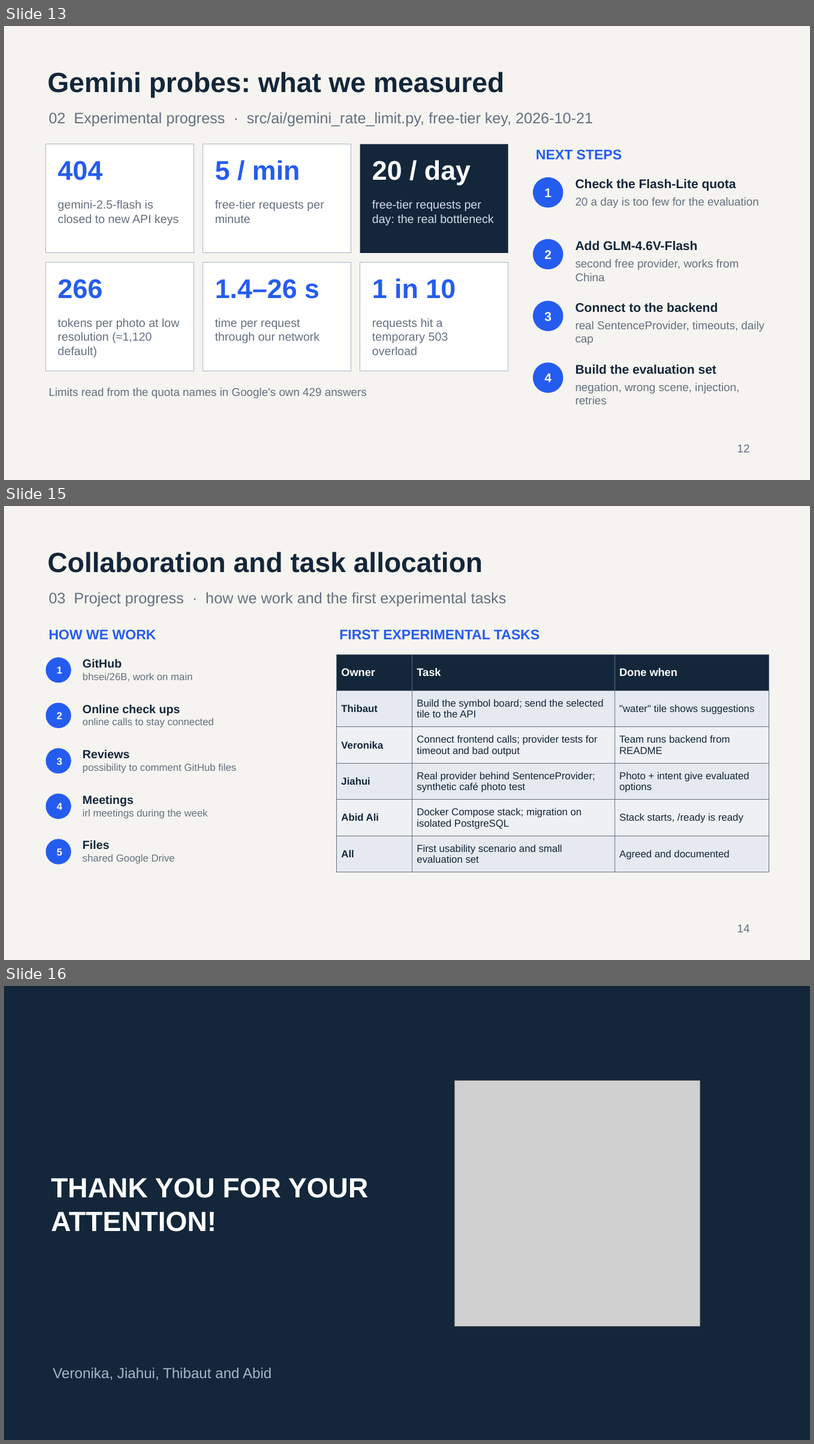
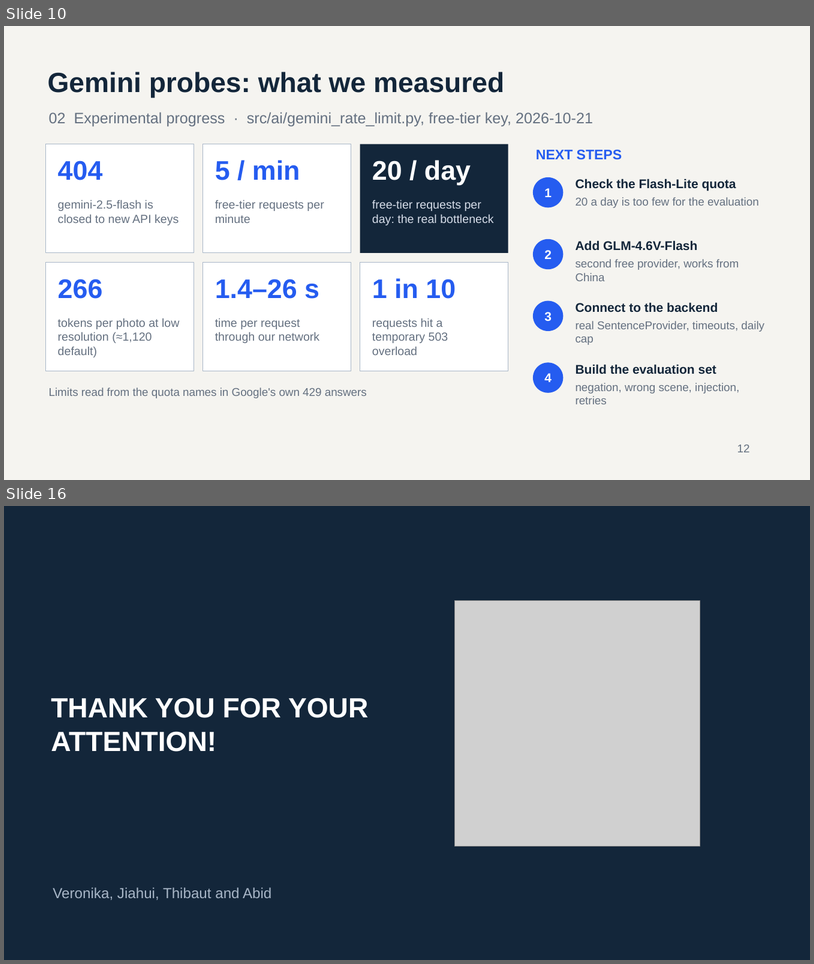
Before and after one commit to bhsei/26B, a slide deck: weekly-reports/W06/Weekly_Report_W06.pptx. Shown one above the other, each under a label of ours: slides 13, 15 and 16 before the commit, slides 10 and 16 after it; the slides between them are not shown. The pictures are 814x1444 and 814x964 pixels, drawn with LibreOffice and Linux fonts; fonts in the diff are those of the drawing; grey boxes stand for pictures. Boxes give left, top, right and bottom in pixels: in the first picture for what was removed or moved away, otherwise in the second. Text is boxed around its words. In the diff, an @@ line names an element or a change of style, - is before the commit and + after.

Commit message:
W9 - Weekly report W06; final presented version with the backend review, frontend and next-week slides from the team

```diff
--- a/weekly-reports/W06/Weekly_Report_W06.pptx
+++ b/weekly-reports/W06/Weekly_Report_W06.pptx
@@ slide 15 removed at [4,506,810,960], background #F5F4F0 @@
@@ text removed at [48,552,483,573] @@
-Collaboration and task allocation
@@ text removed at [49,592,507,606] @@
-03 Project progress · how we work and the first experimental tasks
@@ text removed at [49,630,156,639] @@
-HOW WE WORK
@@ text removed at [339,630,540,640] @@
-FIRST EXPERIMENTAL TASKS
@@ ellipse removed at [46,657,71,682] @@
-1
@@ text removed at [83,658,192,681] @@
-GitHub
-bhsei/26B, work on main
@@ table removed at [337,654,769,872], 6 rows, 3 columns @@
-Owner | Task | Done when
-Thibaut | Build the symbol board; send the selected tile to the API | "water" tile shows suggestions
-Veronika | Connect frontend calls; provider tests for timeout and bad output | Team runs backend from README
-Jiahui | Real provider behind SentenceProvider; synthetic café photo test | Photo + intent give evaluated options
-Abid Ali | Docker Compose stack; migration on isolated PostgreSQL | Stack starts, /ready is ready
-All | First usability scenario and small evaluation set | Agreed and documented
@@ ellipse removed at [46,703,71,728] @@
-2
@@ text removed at [83,704,214,727] @@
-Online check ups
-online calls to stay connected
@@ ellipse removed at [46,748,71,774] @@
-3
@@ text removed at [83,749,236,773] @@
-Reviews
-possibility to comment GitHub files
@@ ellipse removed at [46,793,71,819] @@
-4
@@ text removed at [83,795,208,819] @@
-Meetings
-irl meetings during the week
@@ ellipse removed at [46,839,71,864] @@
-5
@@ text removed at [83,840,175,864] @@
-Files
-shared Google Drive
@@ text removed at [738,924,750,932] @@
-14
@@ what was slide 13 is now slide 10 @@
```
Also in this commit, not shown: 1 slide changed, 8 slides added, 7 other slides removed.
